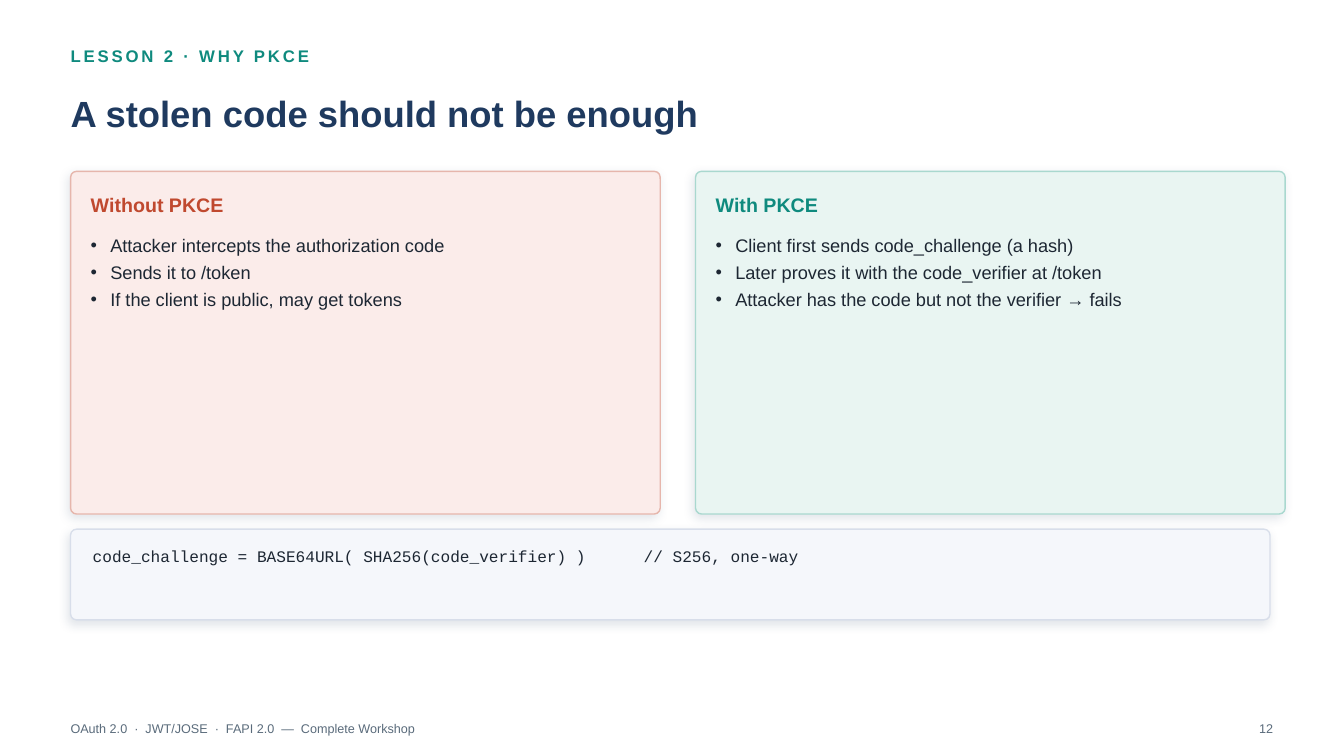
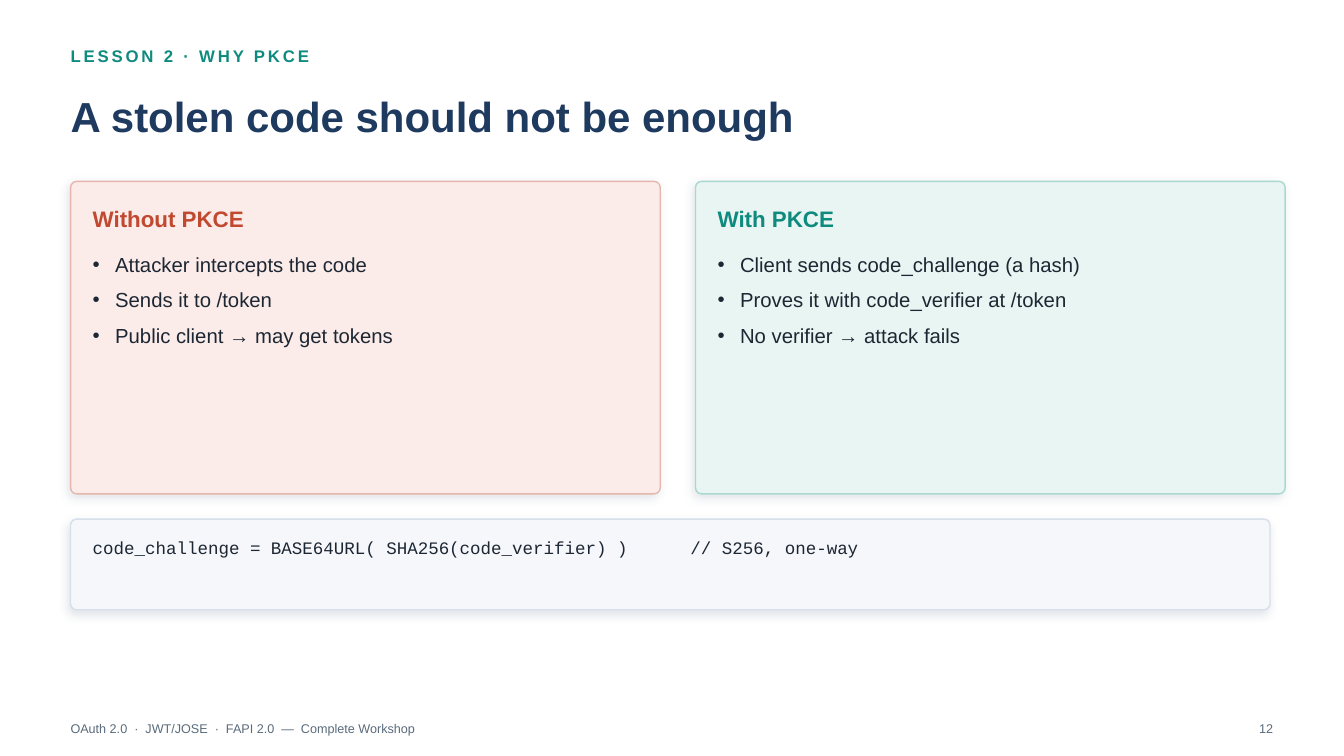
Before and after one commit to jufianto/blog-resource, a slide deck: slide 12 of oauth-learn/export/presentations/oauth_complete_workshop_lessons_1_8.pptx. Drawn at 1344x756 pixels with LibreOffice and Linux fonts; fonts in the diff are those of the drawing. Boxes give left, top, right and bottom in pixels: in the first picture for what was removed or moved away, otherwise in the second. Text is boxed around its words. In the diff, an @@ line names an element or a change of style, - is before the commit and + after.

```diff
--- a/oauth-learn/export/presentations/oauth_complete_workshop_lessons_1_8.pptx
+++ b/oauth-learn/export/presentations/oauth_complete_workshop_lessons_1_8.pptx
@@ text "A stolen code should not ..." at bbox=[71, 101, 793, 141]: size 26 to 30 pt @@
@@ rounded rectangle: place and size @@
-rounded rectangle at bbox=[71, 171, 660, 514]
+rounded rectangle at bbox=[71, 181, 660, 494]
@@ rounded rectangle at bbox=[71, 181, 660, 494]: proportions changed @@
@@ text "Without PKCE": place and size @@
-text "Without PKCE" at bbox=[91, 197, 224, 212]
+text "Without PKCE" at bbox=[93, 210, 244, 227]
@@ text "Without PKCE" at bbox=[93, 210, 244, 227]: size 14 to 16 pt @@
@@ rounded rectangle at bbox=[696, 181, 1286, 494]: proportions changed @@
@@ rounded rectangle: place and size @@
-rounded rectangle at bbox=[696, 171, 1286, 514]
+rounded rectangle at bbox=[696, 181, 1286, 494]
@@ text "With PKCE" at bbox=[718, 210, 834, 228]: size 14 to 16 pt @@
@@ text "With PKCE": place and size @@
-text "With PKCE" at bbox=[716, 197, 818, 212]
+text "With PKCE" at bbox=[718, 210, 834, 228]
@@ text "Attacker intercepts the code": place and size @@
-text "Attacker intercepts the code" at bbox=[110, 238, 444, 310]
+text "Attacker intercepts the code" at bbox=[115, 257, 393, 348]
@@ text at bbox=[115, 257, 367, 277]: text changed; size 13 to 14.5 pt @@
-• Attacker intercepts the authorization code
+• Attacker intercepts the code
@@ text at bbox=[740, 257, 1080, 343]: text changed; size 13 to 14.5 pt @@
-• Client first sends code_challenge (a hash)
-• Later proves it with the code_verifier at /token
-• Attacker has the code but not the verifier → fails
+• Client sends code_challenge (a hash)
+• Proves it with code_verifier at /token
+• No verifier → attack fails
@@ text at bbox=[115, 292, 272, 308]: size 13 to 14.5 pt in "Sends it to /token"; indent changed; more space between paragraphs @@
@@ text at bbox=[115, 328, 393, 348]: text changed; size 13 to 14.5 pt @@
-• If the client is public, may get tokens
+• Public client → may get tokens
@@ rounded rectangle: place and size @@
-rounded rectangle at bbox=[71, 529, 1270, 620]
+rounded rectangle at bbox=[71, 519, 1270, 610]
@@ text "code_challenge = BASE64URL( SHA256(code_verifier) ) ...": place and size @@
-text "code_challenge = BASE64URL( SHA256(code_verifier) ) ..." at bbox=[93, 550, 799, 566]
+text "code_challenge = BASE64URL( SHA256(code_verifier) ) ..." at bbox=[93, 542, 858, 558]
@@ text "code_challenge = BASE64URL( SHA256(code_verifier) ) ..." at bbox=[93, 542, 858, 558]: size 11.5 to 12.5 pt; line spacing 1.06 to 1.1 @@
```
Also in this commit, not shown: 23 other slides changed, 30 other files.
